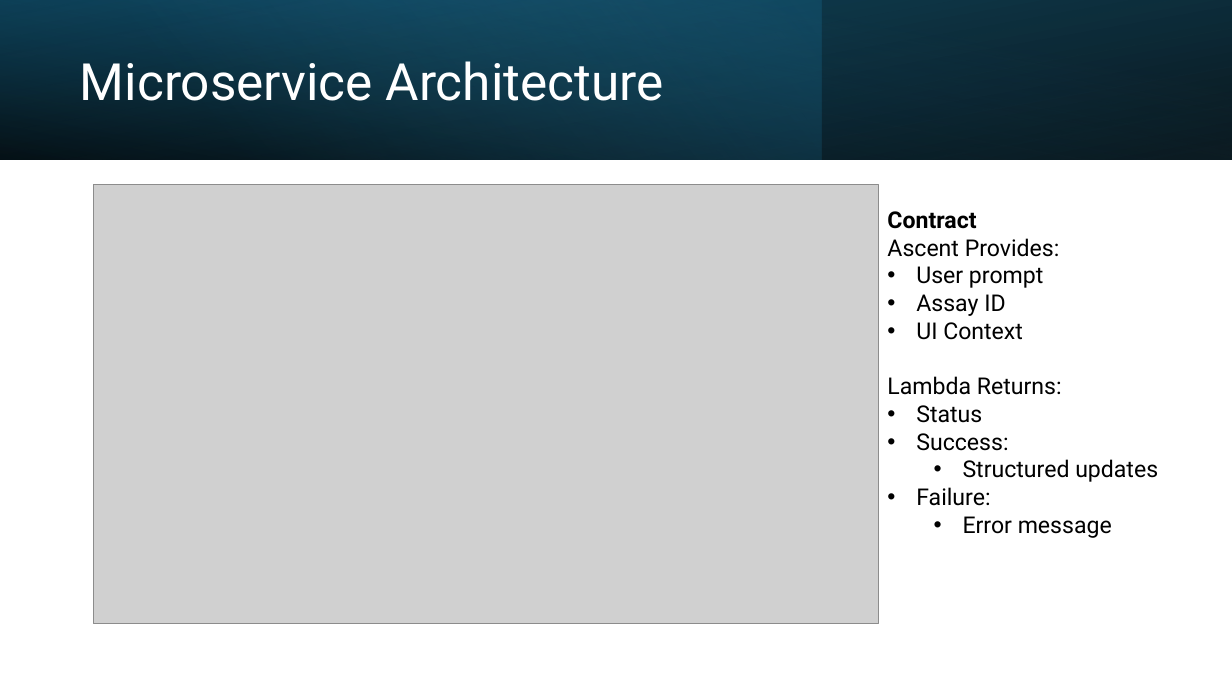
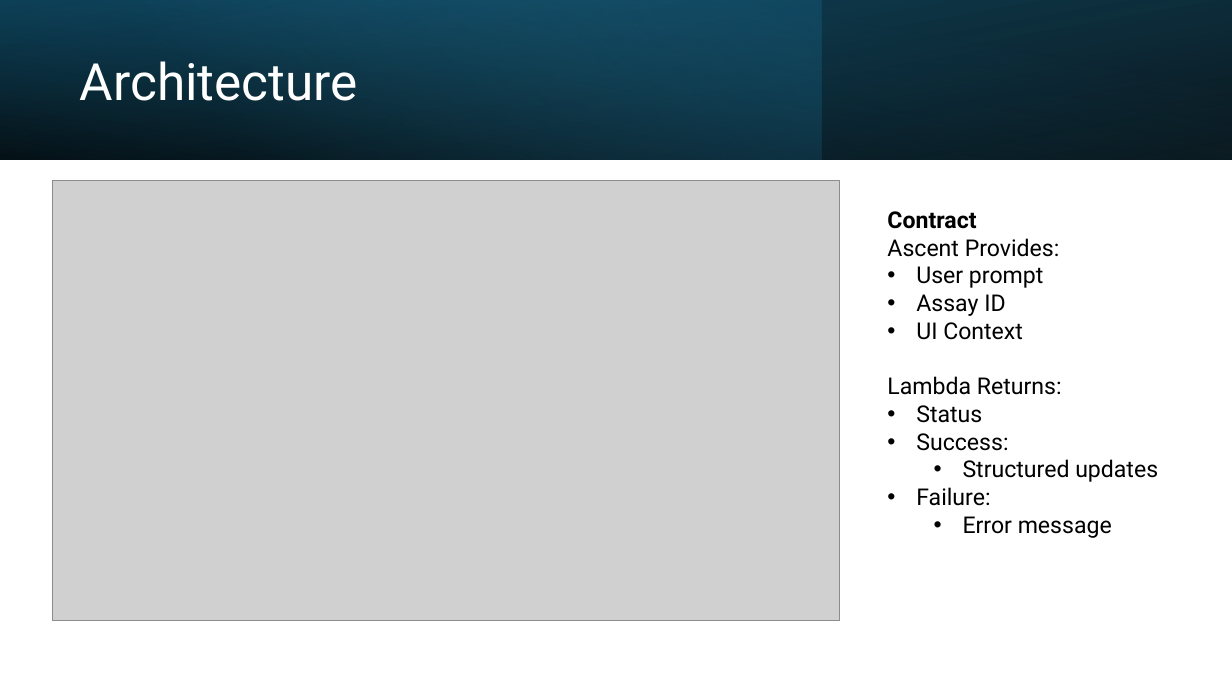
Before and after one commit to jonmontg/lambda-demo, a slide deck: slide 5 of presentation/Presentation.pptx (slide 4 before the commit). Drawn at 1232x693 pixels with LibreOffice and Linux fonts; fonts in the diff are those of the drawing; grey boxes stand for pictures. Boxes give left, top, right and bottom in pixels: in the first picture for what was removed or moved away, otherwise in the second. Text is boxed around its words. In the diff, an @@ line names an element or a change of style, - is before the commit and + after.

```diff
--- a/presentation/Presentation.pptx
+++ b/presentation/Presentation.pptx
@@ title at (80, 61, 358, 101): text changed @@
-Microservice Architecture
+Architecture
@@ picture: place and size @@
-picture at (93, 184, 879, 624)
+picture at (53, 181, 840, 621)
```
Also in this commit, not shown: 2 other slides changed, 3 slides added, 3 slides removed, 7 other files.
